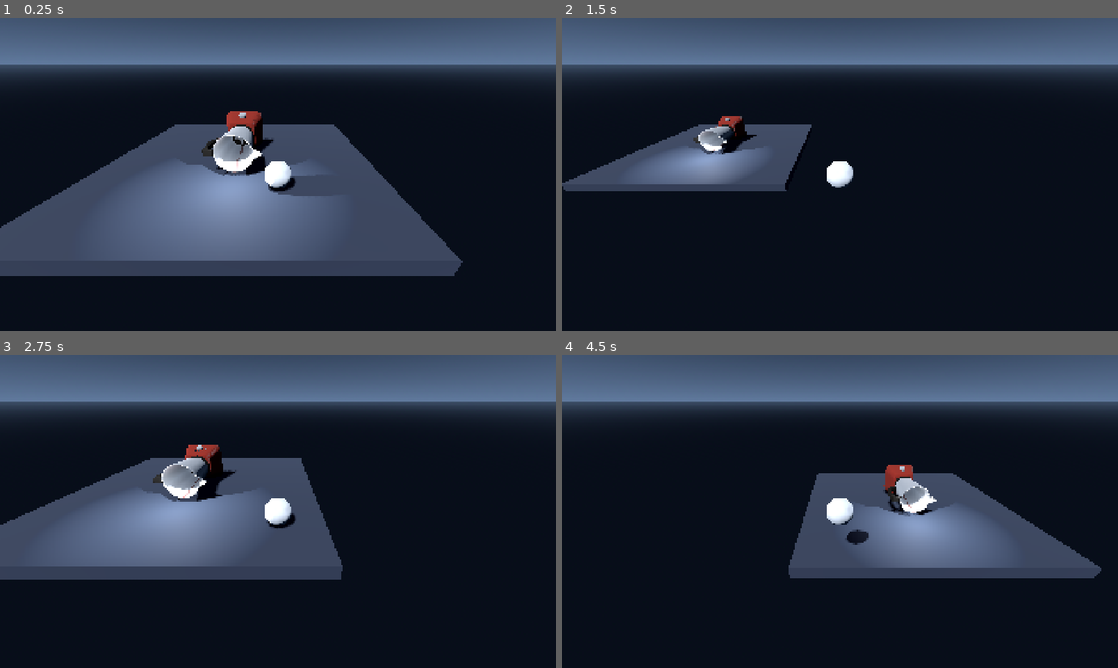
Above: before the commit, frames 1-4 (two rows, left to right).
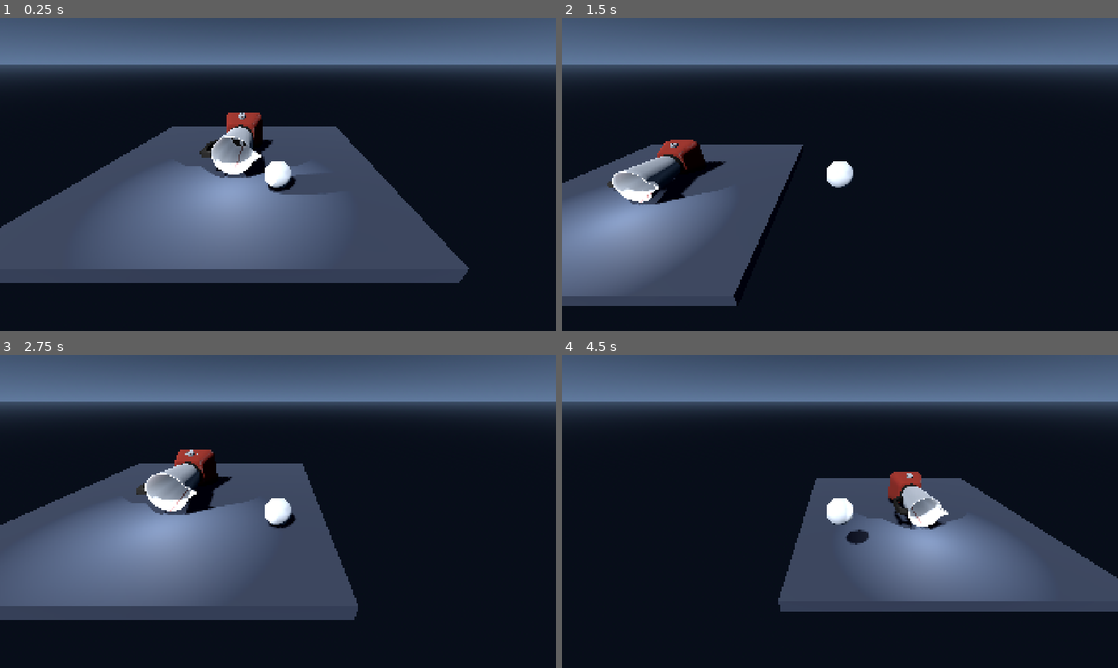
Above: after the commit, the same moments.

Repository: DestroyerMob/rolypoly
Game: Godot game, scene res://scenes/obstacles/blender_demo.tscn
Two runs of this game, one before a commit and one after it. Both use one fixed random seed, a clock stepped at 60 frames per second and the inputs below. This scene is started directly instead of the project's main scene.
Inputs (mouse positions are in pixels of both pictures, inside the frame that each line leads up to):
- Up to frame 1 (0.25 s): no input
- Up to frame 2 (1.5 s): tap Enter at 0.5 s; move the mouse to (962, 158) at 0.52 s; hold D (right) 0.53-1.28 s; click (962, 158) at 0.6 s; tap Space (jump) at 0.77 s; move the mouse to (728, 190) at 1.27 s; hold S (backward) from 1.28 s (still down); tap Tab at 1.35 s
- Up to frame 3 (2.75 s): tap Space (jump) at 1.52 s; move the mouse to (333, 442) at 2.02 s; release S (backward) at 2.03 s; hold D (right) from 2.03 s (still down); tap F at 2.1 s
- Up to frame 4 (4.5 s): move the mouse to (812, 574) at 2.77 s; release D (right) at 2.78 s; hold W (forward) 2.78-3.53 s; tap E at 2.85 s; click (812, 574) at 2.92 s; tap Space (jump) at 3.02, 3.77 s; move the mouse to (1006, 558) at 3.52 s; hold Q 3.53-4.28 s; hold A (left) from 3.53 s (still down); move the mouse to (673, 464) at 4.27 s; click (673, 464) at 4.35 s

The runs differ from the first frame. In frame 1, 3.7% of the frame differs, in the area x 0-85%, y 29-85%; in frame 2, 17%, in the area x 0-45%, y 31-92%; in frame 3, 14%; in frame 4, 11%.

Commit message:
Now uses a cone collider to apply the force

Diff:
--- a/scripts/obstacles/blender.gd
+++ b/scripts/obstacles/blender.gd
@@ -2,31 +2,48 @@
 
 ## Seconds per full blade rotation. Smaller values spin faster; zero stops it.
 @export_range(0.0, 60.0, 0.01, "or_greater", "suffix:s") var rotation_duration := 1.0
-## Radius around the blade in which physics bodies are affected.
+## Length of the force cone along the blade's local positive Y axis.
 @export_range(0.0, 20.0, 0.1, "or_greater", "suffix:m") var force_range := 5.0
+## Angle from the cone's center axis to its edge.
+@export_range(1.0, 80.0, 1.0, "suffix:°") var force_angle_degrees := 20.0
 ## Positive pushes along the blade's local Y axis; negative pulls.
 @export var force_strength := 10.0
 
 @onready var blade_pivot: Node3D = $Model/BladePivot
 var _force_area := Area3D.new()
-var _force_shape := SphereShape3D.new()
+var _force_shape := ConvexPolygonShape3D.new()
+var _force_dimensions := Vector2(-1, -1)
 
 
 func _ready() -> void:
-	_force_shape.radius = maxf(force_range, 0.001)
+	_update_force_shape()
 	var collision := CollisionShape3D.new()
 	collision.shape = _force_shape
 	_force_area.collision_layer = 0
 	_force_area.collision_mask = 0xFFFFFFFF
 	_force_area.monitorable = false
 	_force_area.add_child(collision)
-	blade_pivot.add_child(_force_area)
+	# Keep the cone centered on the blade without spinning its polygonal collider.
+	blade_pivot.get_parent().add_child(_force_area)
+	_force_area.transform = blade_pivot.transform
+
+
+func _update_force_shape() -> void:
+	_force_dimensions = Vector2(force_range, force_angle_degrees)
+	var length := maxf(force_range, 0.001)
+	var radius := length * tan(deg_to_rad(clampf(force_angle_degrees, 1.0, 80.0)))
+	var points := PackedVector3Array([Vector3.ZERO])
+	for i in range(32):
+		var angle := TAU * i / 32.0
+		points.append(Vector3(cos(angle) * radius, length, sin(angle) * radius))
+	_force_shape.points = points
 
 
 func _physics_process(_delta: float) -> void:
 	if force_range <= 0.0 or force_strength == 0.0:
 		return
-	_force_shape.radius = force_range
+	if _force_dimensions != Vector2(force_range, force_angle_degrees):
+		_update_force_shape()
 	var force := blade_pivot.global_basis.y.normalized() * force_strength
 	for body in _force_area.get_overlapping_bodies():
 		if body is RigidBody3D:
